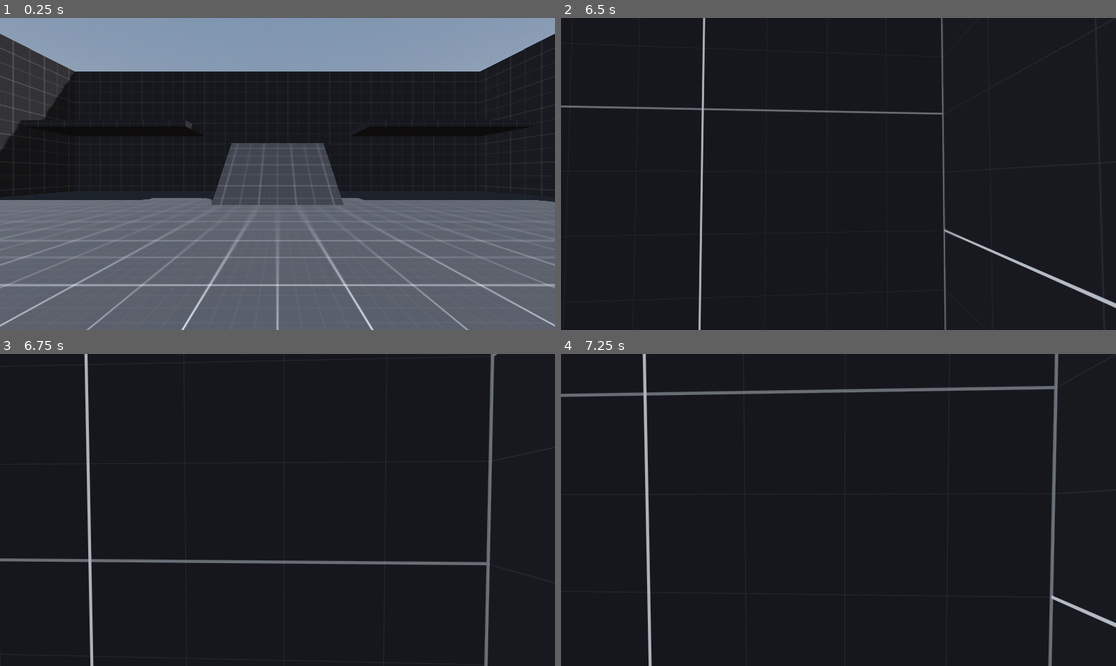
Above: before the commit, frames 1-4 (two rows, left to right).
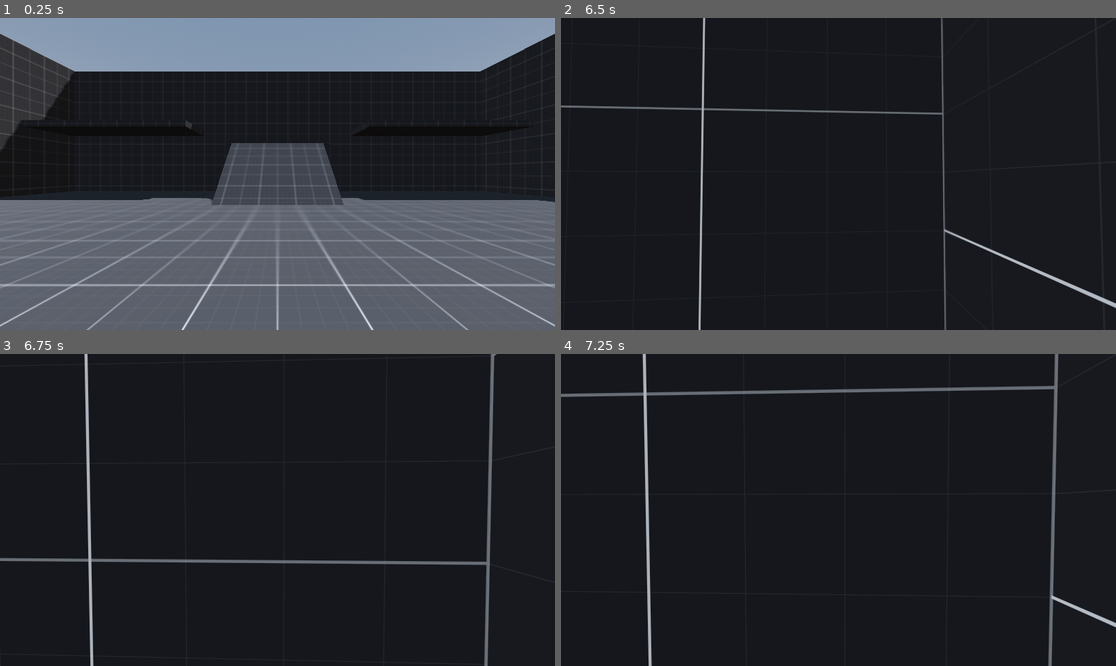
Above: after the commit, the same moments.

Repository: ryushen-tan/GodMode
Game: Godot game, scene res://Levels/Main/L_Main.tscn
Two runs of this game, one before a commit and one after it. Both use one fixed random seed, a clock stepped at 60 frames per second and the inputs below.
Inputs (mouse positions are in pixels of both pictures, inside the frame that each line leads up to):
- Up to frame 1 (0.25 s): no input
- Up to frame 2 (6.5 s): tap Enter at 0.5 s; move the mouse to (832, 180) at 0.52 s; hold Shift (sprint) 0.53-1.28 s; hold W (move_forward) 0.53-2.78 s; click (832, 180) at 0.67 s; tap Space (jump) at 0.77, 1.52, 3.02, 3.77, 4.52, 6.02 s; move the mouse to (877, 177) at 1.27 s; tap Shift (sprint) every 1.5 s from 1.35 to 5.85 s; move the mouse to (794, 170) at 2.02 s; hold Shift (sprint) 2.03-2.78 s; move the mouse to (844, 174) at 2.77 s; hold A (move_left) 2.78-3.53 s; click (844, 174) at 2.92 s; move the mouse to (816, 167) at 3.52 s; hold Shift (sprint) 3.53-4.28 s; hold W (move_forward) 3.53-5.78 s; move the mouse to (866, 174) at 4.27 s; move the mouse to (810, 174) at 5.02 s; hold Shift (sprint) 5.03-5.78 s; click (810, 174) at 5.17 s; move the mouse to (849, 167) at 5.77 s; hold D (move_right) from 5.78 s (still down)
- Up to frame 3 (6.75 s): move the mouse to (271, 516) at 6.52 s; release D (move_right) at 6.53 s; hold W (move_forward) from 6.53 s (still down); hold Shift (sprint) from 6.53 s (still down)
- Up to frame 4 (7.25 s): keep holding W (move_forward); keep holding Shift (sprint); tap Space (jump) at 6.77 s

Frames 1-2 are identical in both runs. In frame 3, 0.4% of the frame differs, in the area x 0-90%, y 0-68%; in frame 4, nothing differs.

Commit message:
full screen

Diff:
--- a/example_game/godot-FirstPersonStarter-main/Levels/Main/L_Main.tscn
+++ b/example_game/godot-FirstPersonStarter-main/Levels/Main/L_Main.tscn
@@ -69,164 +69,164 @@
 tonemap_mode = 2
 glow_enabled = true
 
-[node name="L_Main" type="Node3D"]
+[node name="L_Main" type="Node3D" unique_id=175318881]
 script = ExtResource("1_km1jj")
 
-[node name="Player" parent="." instance=ExtResource("1_qgept")]
+[node name="Player" parent="." unique_id=1102281742 instance=ExtResource("1_qgept")]
 transform = Transform3D(1, 0, 0, 0, 1, 0, 0, 0, 1, 0, 2, 0)
 
-[node name="ArenaGeometry" type="Node3D" parent="."]
-
-[node name="Floor" parent="ArenaGeometry" instance=ExtResource("1_yb0tt")]
-
-[node name="Wall" parent="ArenaGeometry" instance=ExtResource("3_jw8hm")]
+[node name="ArenaGeometry" type="Node3D" parent="." unique_id=2030671968]
+
+[node name="Floor" parent="ArenaGeometry" unique_id=470744856 instance=ExtResource("1_yb0tt")]
+
+[node name="Wall" parent="ArenaGeometry" unique_id=848730903 instance=ExtResource("3_jw8hm")]
 transform = Transform3D(1, 0, 0, 0, 1, 0, 0, 0, 1, 0, 5.75, -20)
 
-[node name="Wall2" parent="ArenaGeometry" instance=ExtResource("3_jw8hm")]
-transform = Transform3D(1, 0, 0, 0, 1, 0, 0, 0, 1, 0, 5.75, 20)
-
-[node name="Wall3" parent="ArenaGeometry" instance=ExtResource("3_jw8hm")]
+[node name="Wall2" parent="ArenaGeometry" unique_id=302898961 instance=ExtResource("3_jw8hm")]
+transform = Transform3D(1, 0, 0, 0, 1, 0, 0, 0, 1, -7.83692, 10.899628, 10.7410965)
+
+[node name="Wall3" parent="ArenaGeometry" unique_id=299856567 instance=ExtResource("3_jw8hm")]
 transform = Transform3D(0, 0, 1, 0, 1, 0, -1, 0, 0, 20, 5.75, 0)
 
-[node name="Wall4" parent="ArenaGeometry" instance=ExtResource("3_jw8hm")]
+[node name="Wall4" parent="ArenaGeometry" unique_id=1090384218 instance=ExtResource("3_jw8hm")]
 transform = Transform3D(0, 0, 1, 0, 1, 0, -1, 0, 0, -20, 5.75, 0)
 
-[node name="Cube" type="MeshInstance3D" parent="ArenaGeometry"]
+[node name="Cube" type="MeshInstance3D" parent="ArenaGeometry" unique_id=2519487]
 transform = Transform3D(1, 0, 0, 0, 1, 0, 0, 0, 1, 0, 2.25, -17.5)
 mesh = SubResource("BoxMesh_egctf")
 surface_material_override/0 = ExtResource("4_m7xar")
 
-[node name="StaticBody3D" type="StaticBody3D" parent="ArenaGeometry/Cube"]
-
-[node name="CollisionShape3D" type="CollisionShape3D" parent="ArenaGeometry/Cube/StaticBody3D"]
+[node name="StaticBody3D" type="StaticBody3D" parent="ArenaGeometry/Cube" unique_id=446454164]
+
+[node name="CollisionShape3D" type="CollisionShape3D" parent="ArenaGeometry/Cube/StaticBody3D" unique_id=1507081818]
 shape = SubResource("ConcavePolygonShape3D_4rksp")
 
-[node name="Slope1" type="MeshInstance3D" parent="ArenaGeometry"]
+[node name="Slope1" type="MeshInstance3D" parent="ArenaGeometry" unique_id=1682832515]
 transform = Transform3D(1, 0, 0, 0, 0.766044, -0.642788, 0, 0.642788, 0.766044, 0, 0.315, -13.92)
 mesh = SubResource("BoxMesh_23v81")
 surface_material_override/0 = ExtResource("4_m7xar")
 
-[node name="StaticBody3D" type="StaticBody3D" parent="ArenaGeometry/Slope1"]
-
-[node name="CollisionShape3D" type="CollisionShape3D" parent="ArenaGeometry/Slope1/StaticBody3D"]
+[node name="StaticBody3D" type="StaticBody3D" parent="ArenaGeometry/Slope1" unique_id=781397582]
+
+[node name="CollisionShape3D" type="CollisionShape3D" parent="ArenaGeometry/Slope1/StaticBody3D" unique_id=1384256239]
 shape = SubResource("ConcavePolygonShape3D_mwbuo")
 
-[node name="Platform1" type="MeshInstance3D" parent="ArenaGeometry"]
+[node name="Platform1" type="MeshInstance3D" parent="ArenaGeometry" unique_id=1028285902]
 transform = Transform3D(1, 0, 0, 0, 1, 0, 0, 0, 1, -13.25, 5.75, -17.5)
 mesh = SubResource("BoxMesh_hf657")
 surface_material_override/0 = ExtResource("4_m7xar")
 
-[node name="StaticBody3D" type="StaticBody3D" parent="ArenaGeometry/Platform1"]
-
-[node name="CollisionShape3D" type="CollisionShape3D" parent="ArenaGeometry/Platform1/StaticBody3D"]
+[node name="StaticBody3D" type="StaticBody3D" parent="ArenaGeometry/Platform1" unique_id=1497138413]
+
+[node name="CollisionShape3D" type="CollisionShape3D" parent="ArenaGeometry/Platform1/StaticBody3D" unique_id=737961438]
 shape = SubResource("ConcavePolygonShape3D_makhu")
 
-[node name="Platform2" type="MeshInstance3D" parent="ArenaGeometry"]
+[node name="Platform2" type="MeshInstance3D" parent="ArenaGeometry" unique_id=1284212242]
 transform = Transform3D(1, 0, 0, 0, 1, 0, 0, 0, 1, 13.25, 5.75, -17.5)
 mesh = SubResource("BoxMesh_hf657")
 surface_material_override/0 = ExtResource("4_m7xar")
 
-[node name="StaticBody3D" type="StaticBody3D" parent="ArenaGeometry/Platform2"]
-
-[node name="CollisionShape3D" type="CollisionShape3D" parent="ArenaGeometry/Platform2/StaticBody3D"]
+[node name="StaticBody3D" type="StaticBody3D" parent="ArenaGeometry/Platform2" unique_id=506374093]
+
+[node name="CollisionShape3D" type="CollisionShape3D" parent="ArenaGeometry/Platform2/StaticBody3D" unique_id=1242267831]
 shape = SubResource("ConcavePolygonShape3D_makhu")
 
-[node name="Platform3" type="MeshInstance3D" parent="ArenaGeometry"]
+[node name="Platform3" type="MeshInstance3D" parent="ArenaGeometry" unique_id=1237459149]
 transform = Transform3D(0, 0, 1, 0, 1, 0, -1, 0, 0, -17.5, 5.75, -1.75)
 mesh = SubResource("BoxMesh_ook3l")
 surface_material_override/0 = ExtResource("4_m7xar")
 
-[node name="StaticBody3D" type="StaticBody3D" parent="ArenaGeometry/Platform3"]
-
-[node name="CollisionShape3D" type="CollisionShape3D" parent="ArenaGeometry/Platform3/StaticBody3D"]
+[node name="StaticBody3D" type="StaticBody3D" parent="ArenaGeometry/Platform3" unique_id=1922247037]
+
+[node name="CollisionShape3D" type="CollisionShape3D" parent="ArenaGeometry/Platform3/StaticBody3D" unique_id=1018711882]
 shape = SubResource("ConcavePolygonShape3D_gl53m")
 
-[node name="Platform4" type="MeshInstance3D" parent="ArenaGeometry"]
+[node name="Platform4" type="MeshInstance3D" parent="ArenaGeometry" unique_id=1848521038]
 transform = Transform3D(0, 0, 1, 0, 1, 0, -1, 0, 0, 17.5, 5.75, -1.75)
 mesh = SubResource("BoxMesh_ook3l")
 surface_material_override/0 = ExtResource("4_m7xar")
 
-[node name="StaticBody3D" type="StaticBody3D" parent="ArenaGeometry/Platform4"]
-
-[node name="CollisionShape3D" type="CollisionShape3D" parent="ArenaGeometry/Platform4/StaticBody3D"]
+[node name="StaticBody3D" type="StaticBody3D" parent="ArenaGeometry/Platform4" unique_id=1219080388]
+
+[node name="CollisionShape3D" type="CollisionShape3D" parent="ArenaGeometry/Platform4/StaticBody3D" unique_id=995986900]
 shape = SubResource("ConcavePolygonShape3D_gl53m")
 
-[node name="Bridge" type="MeshInstance3D" parent="ArenaGeometry"]
+[node name="Bridge" type="MeshInstance3D" parent="ArenaGeometry" unique_id=499116108]
 transform = Transform3D(1, 0, 0, 0, 1, 0, 0, 0, 1, 0, 3.5, 13.5)
 mesh = SubResource("BoxMesh_qmaip")
 surface_material_override/0 = ExtResource("4_m7xar")
 
-[node name="StaticBody3D" type="StaticBody3D" parent="ArenaGeometry/Bridge"]
-
-[node name="CollisionShape3D" type="CollisionShape3D" parent="ArenaGeometry/Bridge/StaticBody3D"]
+[node name="StaticBody3D" type="StaticBody3D" parent="ArenaGeometry/Bridge" unique_id=1929843089]
+
+[node name="CollisionShape3D" type="CollisionShape3D" parent="ArenaGeometry/Bridge/StaticBody3D" unique_id=1109896734]
 shape = SubResource("ConcavePolygonShape3D_okliu")
 
-[node name="BridgePlat1" type="MeshInstance3D" parent="ArenaGeometry"]
+[node name="BridgePlat1" type="MeshInstance3D" parent="ArenaGeometry" unique_id=2020495138]
 transform = Transform3D(1, 0, 0, 0, 1, 0, 0, 0, 1, 18, 3.5, 17.5)
 mesh = SubResource("BoxMesh_wgm2j")
 surface_material_override/0 = ExtResource("4_m7xar")
 
-[node name="StaticBody3D" type="StaticBody3D" parent="ArenaGeometry/BridgePlat1"]
-
-[node name="CollisionShape3D" type="CollisionShape3D" parent="ArenaGeometry/BridgePlat1/StaticBody3D"]
+[node name="StaticBody3D" type="StaticBody3D" parent="ArenaGeometry/BridgePlat1" unique_id=768414361]
+
+[node name="CollisionShape3D" type="CollisionShape3D" parent="ArenaGeometry/BridgePlat1/StaticBody3D" unique_id=2009600480]
 shape = SubResource("ConcavePolygonShape3D_ioobg")
 
-[node name="BridgePlat2" type="MeshInstance3D" parent="ArenaGeometry"]
+[node name="BridgePlat2" type="MeshInstance3D" parent="ArenaGeometry" unique_id=1427107634]
 transform = Transform3D(1, 0, 0, 0, 1, 0, 0, 0, 1, -18, 3.5, 17.5)
 mesh = SubResource("BoxMesh_wgm2j")
 surface_material_override/0 = ExtResource("4_m7xar")
 
-[node name="StaticBody3D" type="StaticBody3D" parent="ArenaGeometry/BridgePlat2"]
-
-[node name="CollisionShape3D" type="CollisionShape3D" parent="ArenaGeometry/BridgePlat2/StaticBody3D"]
+[node name="StaticBody3D" type="StaticBody3D" parent="ArenaGeometry/BridgePlat2" unique_id=1605342978]
+
+[node name="CollisionShape3D" type="CollisionShape3D" parent="ArenaGeometry/BridgePlat2/StaticBody3D" unique_id=903817732]
 shape = SubResource("ConcavePolygonShape3D_ioobg")
 
-[node name="BridgeSlope1" type="MeshInstance3D" parent="ArenaGeometry"]
+[node name="BridgeSlope1" type="MeshInstance3D" parent="ArenaGeometry" unique_id=1273113403]
 transform = Transform3D(-0.866026, -0.5, 8.74228e-08, -0.5, 0.866025, -1.77636e-15, -7.57104e-08, -4.37114e-08, -1, 12.87, 1.66, 17.5)
 mesh = SubResource("BoxMesh_1xrj7")
 surface_material_override/0 = ExtResource("4_m7xar")
 
-[node name="StaticBody3D" type="StaticBody3D" parent="ArenaGeometry/BridgeSlope1"]
-
-[node name="CollisionShape3D" type="CollisionShape3D" parent="ArenaGeometry/BridgeSlope1/StaticBody3D"]
+[node name="StaticBody3D" type="StaticBody3D" parent="ArenaGeometry/BridgeSlope1" unique_id=235506512]
+
+[node name="CollisionShape3D" type="CollisionShape3D" parent="ArenaGeometry/BridgeSlope1/StaticBody3D" unique_id=475395879]
 shape = SubResource("ConcavePolygonShape3D_mr3ar")
 
-[node name="BridgeSlope2" type="MeshInstance3D" parent="ArenaGeometry"]
+[node name="BridgeSlope2" type="MeshInstance3D" parent="ArenaGeometry" unique_id=2023711625]
 transform = Transform3D(0.866026, 0.5, 0, -0.5, 0.866025, 0, 0, 0, 1, -12.87, 1.66, 17.5)
 mesh = SubResource("BoxMesh_1xrj7")
 surface_material_override/0 = ExtResource("4_m7xar")
 
-[node name="StaticBody3D" type="StaticBody3D" parent="ArenaGeometry/BridgeSlope2"]
-
-[node name="CollisionShape3D" type="CollisionShape3D" parent="ArenaGeometry/BridgeSlope2/StaticBody3D"]
+[node name="StaticBody3D" type="StaticBody3D" parent="ArenaGeometry/BridgeSlope2" unique_id=582497446]
+
+[node name="CollisionShape3D" type="CollisionShape3D" parent="ArenaGeometry/BridgeSlope2/StaticBody3D" unique_id=1744957017]
 shape = SubResource("ConcavePolygonShape3D_mr3ar")
 
-[node name="TooSteep1" type="MeshInstance3D" parent="ArenaGeometry"]
+[node name="TooSteep1" type="MeshInstance3D" parent="ArenaGeometry" unique_id=1315547712]
 transform = Transform3D(-0.5, -0.866025, 8.74228e-08, -0.866025, 0.5, 0, -4.37114e-08, -7.57103e-08, -1, 16.5, 5.5, 8)
 mesh = SubResource("BoxMesh_006tu")
 surface_material_override/0 = ExtResource("4_m7xar")
 
-[node name="StaticBody3D" type="StaticBody3D" parent="ArenaGeometry/TooSteep1"]
-
-[node name="CollisionShape3D" type="CollisionShape3D" parent="ArenaGeometry/TooSteep1/StaticBody3D"]
+[node name="StaticBody3D" type="StaticBody3D" parent="ArenaGeometry/TooSteep1" unique_id=1855545476]
+
+[node name="CollisionShape3D" type="CollisionShape3D" parent="ArenaGeometry/TooSteep1/StaticBody3D" unique_id=975356407]
 shape = SubResource("ConcavePolygonShape3D_do582")
 
-[node name="TooSteep2" type="MeshInstance3D" parent="ArenaGeometry"]
+[node name="TooSteep2" type="MeshInstance3D" parent="ArenaGeometry" unique_id=820066978]
 transform = Transform3D(0.5, 0.866025, 0, -0.866025, 0.5, 0, 0, 0, 1, -16.5, 5.5, 8)
 mesh = SubResource("BoxMesh_006tu")
 surface_material_override/0 = ExtResource("4_m7xar")
 
-[node name="StaticBody3D" type="StaticBody3D" parent="ArenaGeometry/TooSteep2"]
-
-[node name="CollisionShape3D" type="CollisionShape3D" parent="ArenaGeometry/TooSteep2/StaticBody3D"]
+[node name="StaticBody3D" type="StaticBody3D" parent="ArenaGeometry/TooSteep2" unique_id=1115157534]
+
+[node name="CollisionShape3D" type="CollisionShape3D" parent="ArenaGeometry/TooSteep2/StaticBody3D" unique_id=711537032]
 shape = SubResource("ConcavePolygonShape3D_do582")
 
-[node name="Lighting" type="Node" parent="."]
-
-[node name="WorldEnvironment" type="WorldEnvironment" parent="Lighting"]
+[node name="Lighting" type="Node" parent="." unique_id=1438472868]
+
+[node name="WorldEnvironment" type="WorldEnvironment" parent="Lighting" unique_id=332965556]
 environment = SubResource("Environment_7ofk6")
 
-[node name="DirectionalLight3D" type="DirectionalLight3D" parent="Lighting"]
+[node name="DirectionalLight3D" type="DirectionalLight3D" parent="Lighting" unique_id=1818613799]
 transform = Transform3D(-0.866025, -0.433013, 0.25, 0, 0.5, 0.866026, -0.5, 0.75, -0.433013, 0, 5, 0)
 shadow_enabled = true
 directional_shadow_max_distance = 250.0
--- a/example_game/godot-FirstPersonStarter-main/project.godot
+++ b/example_game/godot-FirstPersonStarter-main/project.godot
@@ -18,6 +18,10 @@
 run/main_scene="res://Levels/Main/L_Main.tscn"
 config/features=PackedStringArray("4.6", "Mobile")
 config/icon="res://icon.png"
+
+[display]
+
+window/size/mode=3
 
 [input]
 
Not shown: 1 places in example_game/godot-FirstPersonStarter-main/Levels/Main/L_Main.tscn that only renumber resources
Not shown, removed: example_game/godot-FirstPersonStarter-main.zip
